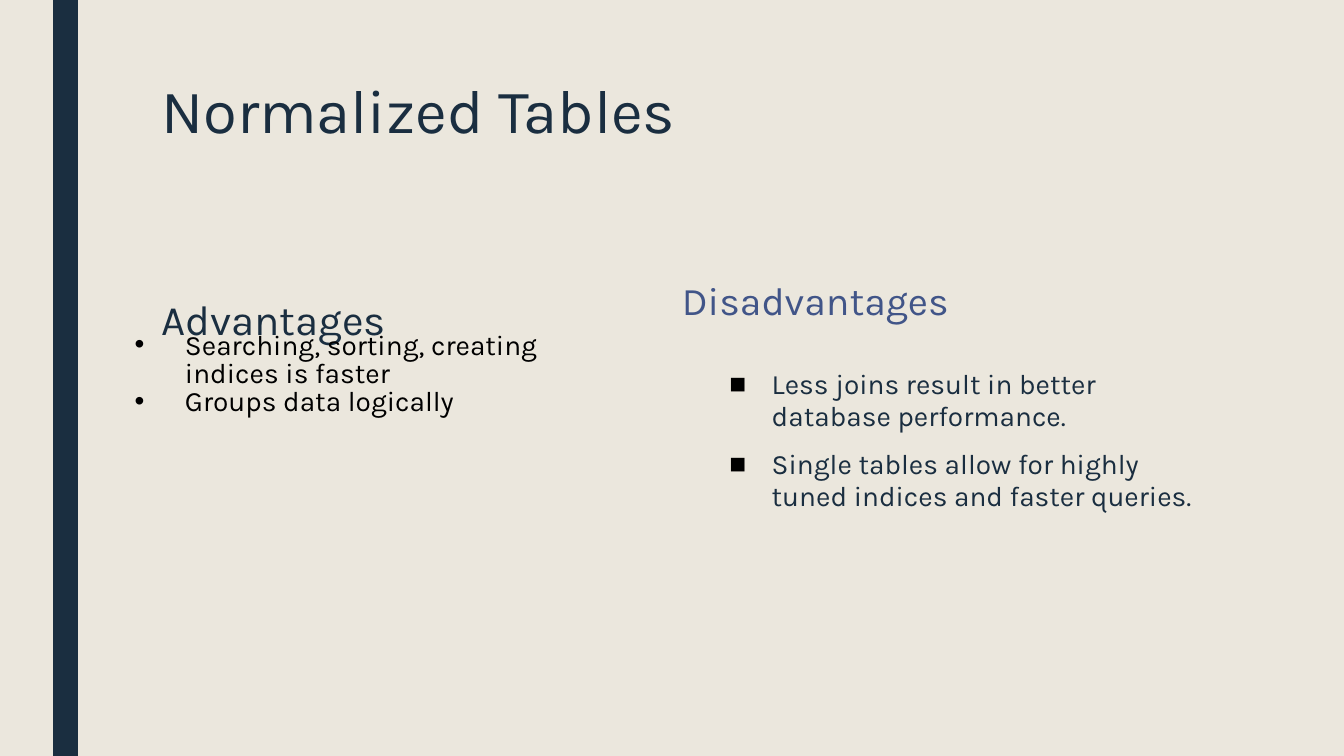
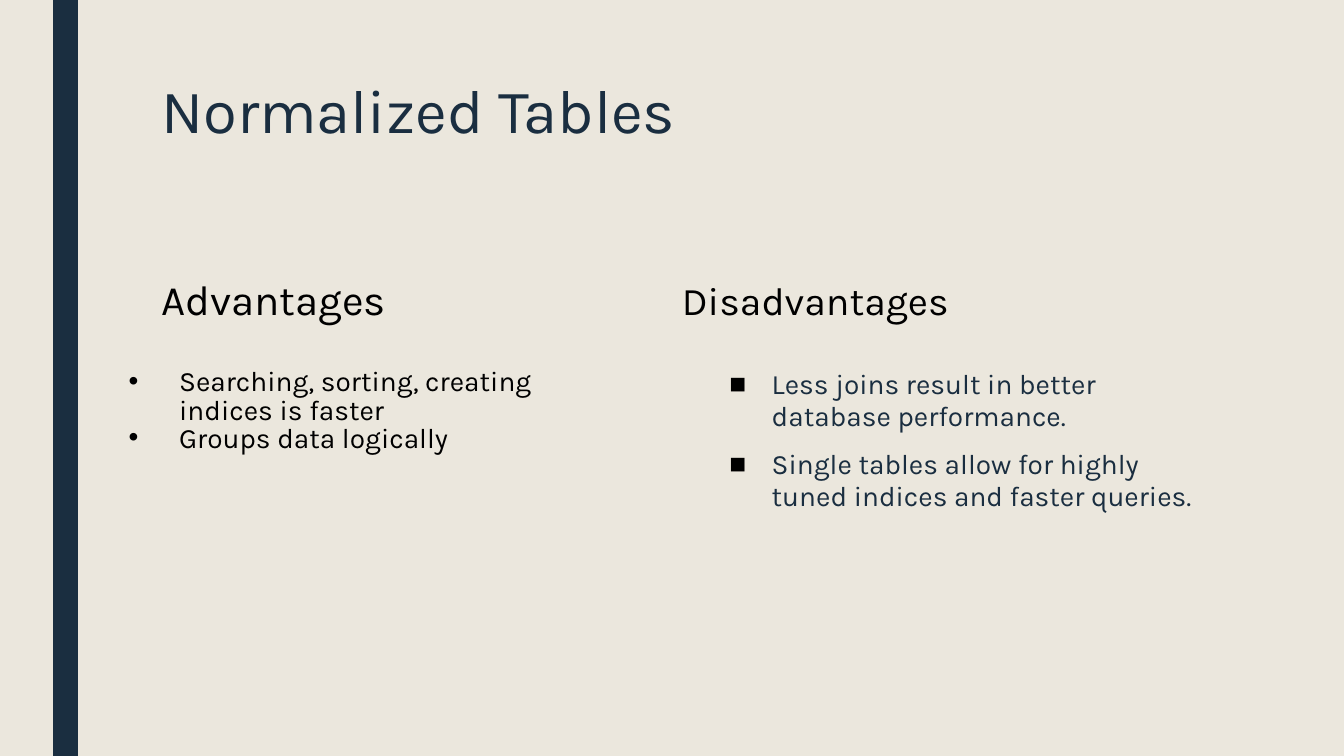
Before and after one commit to MGIS-UMN/GIS5577_week4, a slide deck: slide 2 of Advanced_DB_queries.odp. Drawn at 1344x756 pixels with LibreOffice and Linux fonts; fonts in the diff are those of the drawing. Boxes give left, top, right and bottom in pixels: in the first picture for what was removed or moved away, otherwise in the second. Text is boxed around its words. In the diff, an @@ line names an element or a change of style, - is before the commit and + after.

```diff
--- a/Advanced_DB_queries.odp
+++ b/Advanced_DB_queries.odp
@@ text "Advantages" moved from (x1=161, y1=306, x2=386, y2=346) to (x1=161, y1=286, x2=386, y2=326) @@
@@ text "Advantages" at (x1=161, y1=286, x2=386, y2=326): text colour #1A2E40 to #000000 @@
@@ text "Disadvantages" at (x1=682, y1=288, x2=949, y2=325): text colour #415588 to #000000 @@
@@ text "Searching, sorting, creating indices is ..." rewrapped from (x1=185, y1=330, x2=537, y2=418) to (x1=179, y1=371, x2=531, y2=455) @@
```
Also in this commit, not shown: 1 other file.
